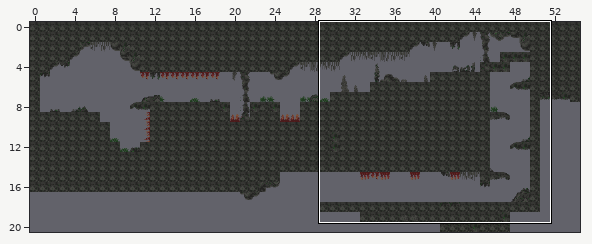
Two states of a Tiled map, assets/data/stage1_caveToPond.tmx. Above: a wide view before the commit, with the close-up outlined.
Close-up. Earlier state:
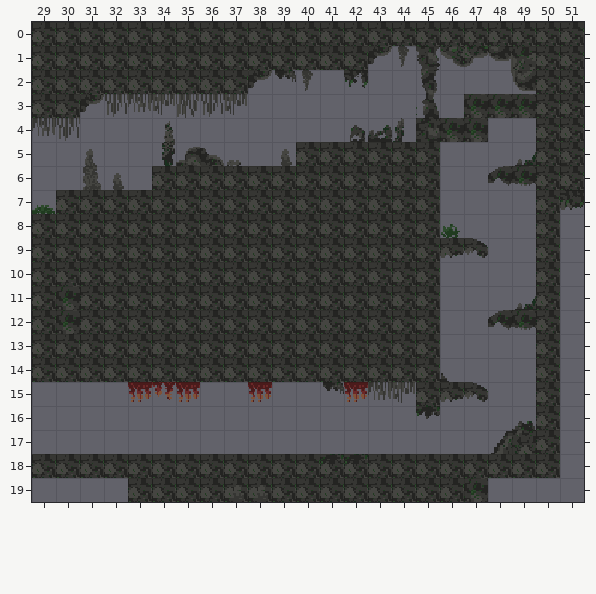
Cells are 16x16 px. Shown: x 29..51, y 0..19.
After:
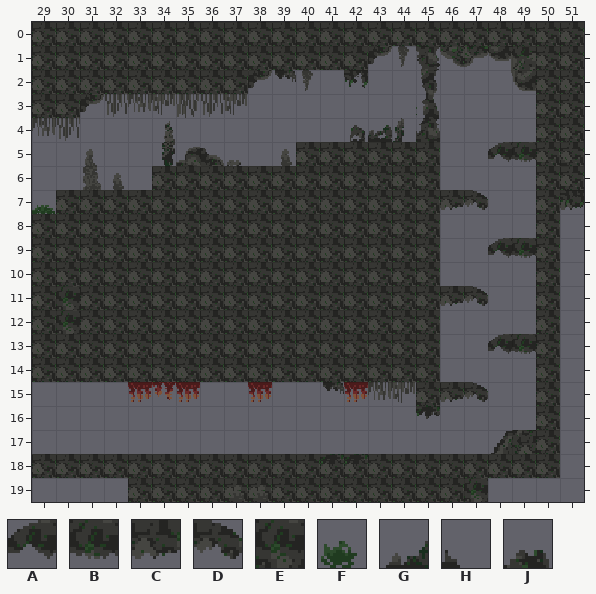
Key: from "tileset_new.png": A 5, B 6, C 7, D 8, E 96, F 290, G 395, H 397, J 398.
_ is an empty cell.
Change:
{"where": "layer \"tiles\""}
{"y":3,"x":47,"old":"EEE","new":"___"}
{"y":4,"x":45,"old":"EEE","new":"___"}
{"y":5,"x":48,"old":"__","new":"AB"}
{"y":6,"x":48,"old":"AB","new":"__"}
{"y":7,"x":46,"old":"__","new":"CD"}
{"y":9,"x":46,"old":"CD__","new":"__AB"}
{"y":11,"x":46,"old":"__","new":"CD"}
{"y":12,"x":48,"old":"AB","new":"__"}
{"y":13,"x":48,"old":"__","new":"AB"}
{"where": "layer \"tiles2\""}
{"y":5,"x":49,"old":"G","new":"_"}
{"y":11,"x":49,"old":"G","new":"_"}
{"y":14,"x":46,"old":"H","new":"_"}
{"y":16,"x":49,"old":"J","new":"_"}
{"where": "layer \"top\""}
{"y":8,"x":46,"old":"F","new":"_"}
{"label":"changed","picture_box":[416,94,536,258]}
{"label":"changed","picture_box":[440,286,536,354]}
{"label":"removed","picture_box":[440,373,449,382]}
{"label":"removed","picture_box":[512,421,535,430]}
